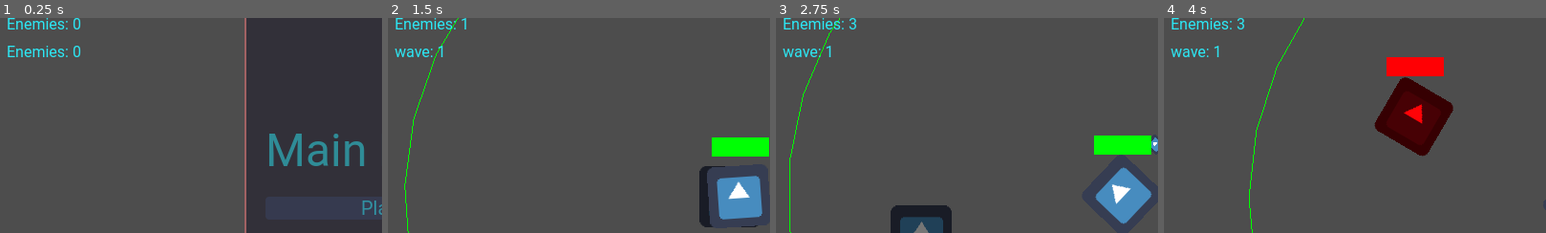
Above: before the commit, frames 1-4 (left to right).
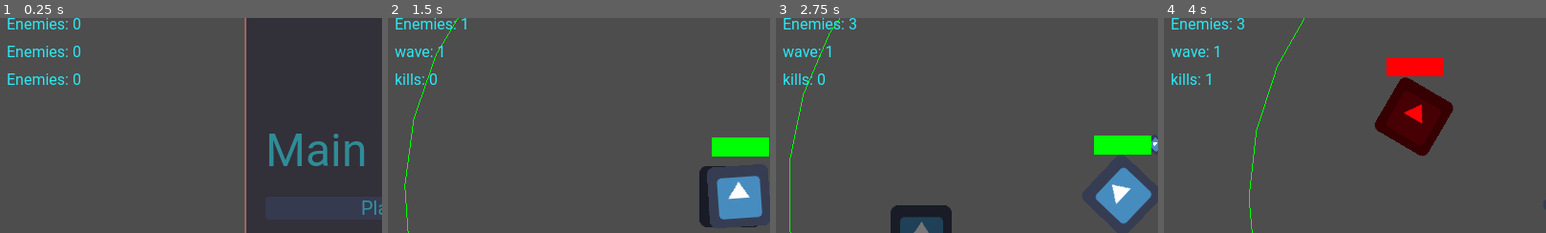
Above: after the commit, the same moments.

Repository: Bloodyaugust/ld-54
Game: Godot game, scene res://scenes/main.tscn
Two runs of this game, one before a commit and one after it. Both use one fixed random seed, a clock stepped at 60 frames per second and the inputs below. The engine's default icon, where the game draws it, is replaced by a stand-in: a white triangle on a blue panel in a dark square.
Inputs (mouse positions are % of the whole screen's width and height, from its top left):
- Up to frame 1 (0.25 s): no input
- Up to frame 2 (1.5 s): click "Play" at 0.5 s; tap Enter at 1.25 s; move the mouse to (72, 45) at 1.27 s; hold Right (ui_right) from 1.28 s (still down); click (72, 45) at 1.42 s
- Up to frame 3 (2.75 s): release Right (ui_right) at 2 s; drag from (30, 55) to (78, 45) at 2.02 s
- Up to frame 4 (4 s): move the mouse to (60, 28) at 2.77 s; hold Right (ui_right) 2.78-3.5 s; drag from (45, 70) to (20, 35) at 3.52 s
The pictures show only the part of the screen within x 0-50%, y 9-59%; the shares and areas given below are measured in that part.

The runs differ from the first frame. In frame 1, 0.5% of the frame differs, in the area x 2-21%, y 25-32%; in frame 2, 0.2%; in frame 3, 0.2%; in frame 4, 0.2%.

Commit message:
Add kills debug back

Diff:
--- a/scenes/main.tscn
+++ b/scenes/main.tscn
@@ -27,6 +27,18 @@
   Store.state_changed.connect(self._on_state_changed)
 "
 
+[sub_resource type="GDScript" id="GDScript_mvdyr"]
+script/source = "extends Label
+
+func _on_state_changed(state_key, substate):
+  match state_key:
+    \"kills\":
+      text = \"kills: %s\" % substate
+
+func _ready():
+  Store.state_changed.connect(self._on_state_changed)
+"
+
 [sub_resource type="GDScript" id="GDScript_p22lo"]
 script/source = "extends Control
 
@@ -104,20 +116,25 @@
 [node name="VBoxContainer" type="VBoxContainer" parent="UIRoot/FPS"]
 layout_mode = 2
 
-[node name="Label" type="Label" parent="UIRoot/FPS/VBoxContainer"]
+[node name="FPS" type="Label" parent="UIRoot/FPS/VBoxContainer"]
 layout_mode = 2
 text = "144 FPS"
 script = ExtResource("1")
 
-[node name="Label2" type="Label" parent="UIRoot/FPS/VBoxContainer"]
+[node name="Enemies" type="Label" parent="UIRoot/FPS/VBoxContainer"]
 layout_mode = 2
 text = "Enemies: 0"
 script = SubResource("GDScript_tj7yk")
 
-[node name="Label3" type="Label" parent="UIRoot/FPS/VBoxContainer"]
+[node name="Wave" type="Label" parent="UIRoot/FPS/VBoxContainer"]
 layout_mode = 2
 text = "Enemies: 0"
 script = SubResource("GDScript_4k4id")
+
+[node name="Kills" type="Label" parent="UIRoot/FPS/VBoxContainer"]
+layout_mode = 2
+text = "Enemies: 0"
+script = SubResource("GDScript_mvdyr")
 
 [node name="Splash" type="ColorRect" parent="UIRoot"]
 visible = false
Not shown: 1 places in scenes/main.tscn that only renumber resources
